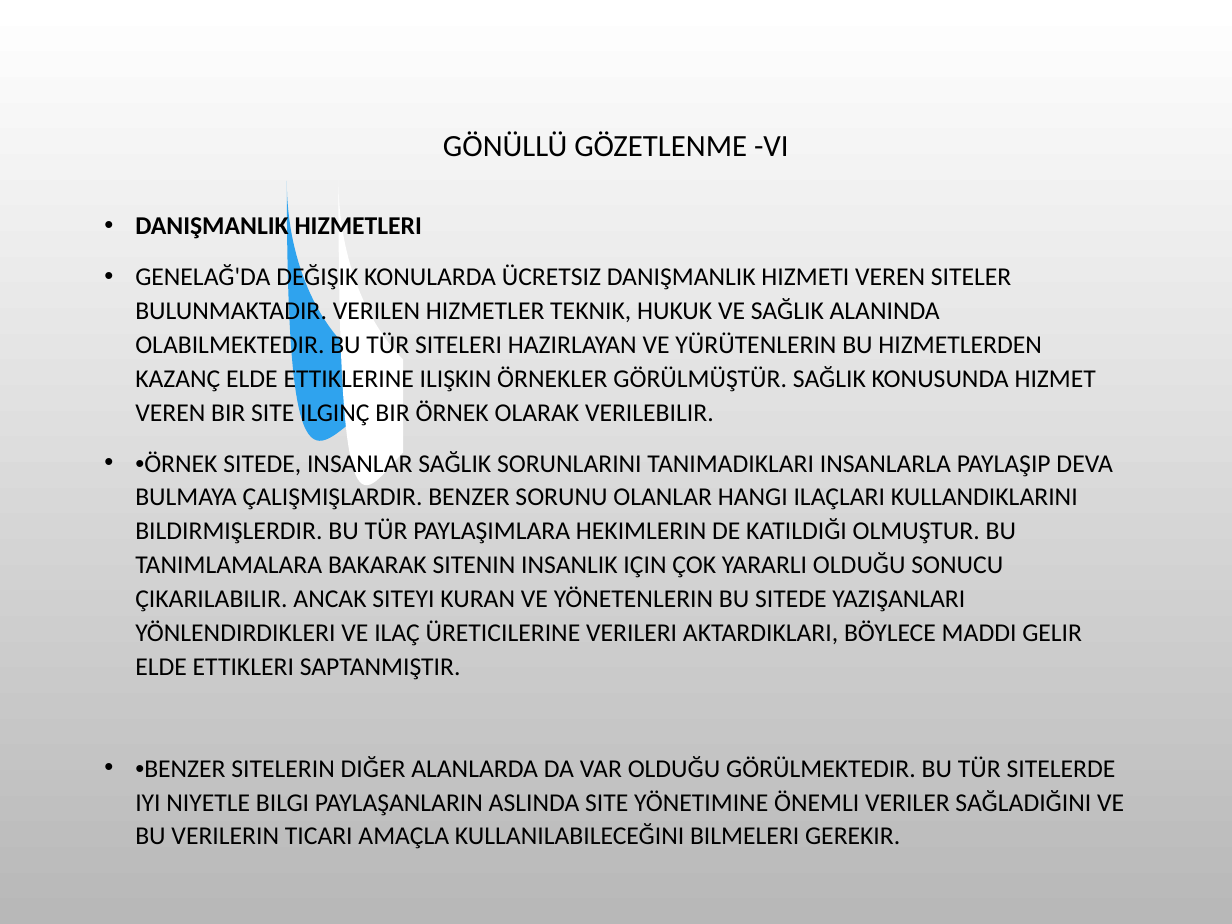
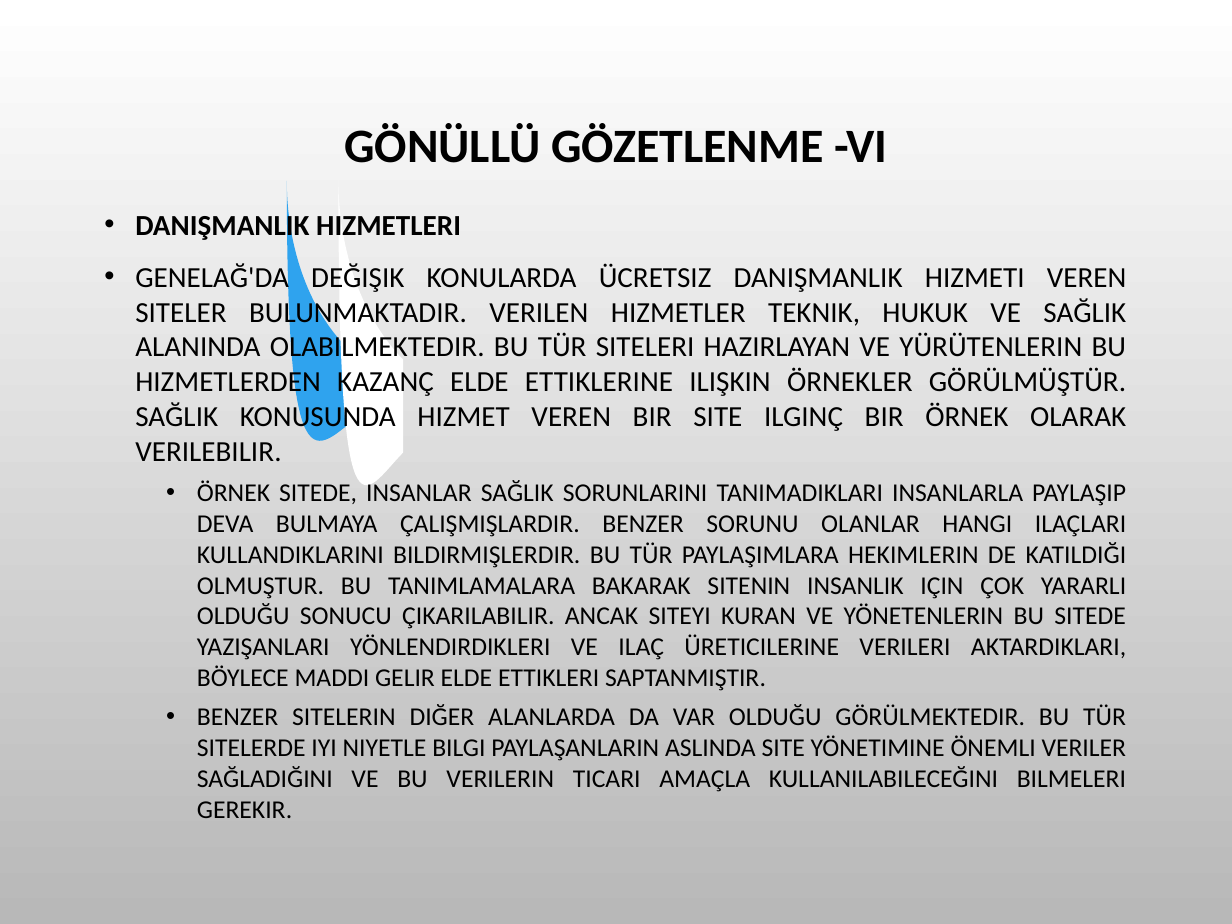
Before and after one commit to SevdanurGENC/20-21-Lecture-Notes, a slide deck: slide 14 of Bilişim Etiği ve Hukuku/4. Bolum - Meslek Etigi.ppt. Drawn at 1232x924 pixels with LibreOffice and Linux fonts; fonts in the diff are those of the drawing; background and template pictures are left out. Boxes give left, top, right and bottom in pixels: in the first picture for what was removed or moved away, otherwise in the second. Text is boxed around its words. In the diff, an @@ line names an element or a change of style, - is before the commit and + after.

```diff
--- a/Bilişim Etiği ve Hukuku/4. Bolum - Meslek Etigi.ppt
+++ b/Bilişim Etiği ve Hukuku/4. Bolum - Meslek Etigi.ppt
@@ title "GÖNÜLLÜ GÖZETLENME -VI" at (344, 123, 887, 163): size 18 to 28 pt, bold on @@
@@ text at (135, 210, 1127, 461): size 15 to 17 pt in "DANIŞMANLIK HIZMETLERI", "GENELAĞ'DA DEĞIŞIK KONULARDA ÜCRETSIZ DANIŞMANLIK HIZMETI VE ..."; alignment left to justified; line spacing 1.1 to 1 @@
@@ text at (197, 480, 1127, 818): text changed @@
-• •ÖRNEK SITEDE, INSANLAR SAĞLIK SORUNLARINI TANIMADIKLARI INSANLARLA PAYLAŞIP DEVA BULMAYA ÇALIŞMIŞLARDIR. BENZER SORUNU OLANLAR HANGI ILAÇLARI KULLANDIKLARINI BILDIRMIŞLERDIR. BU TÜR PAYLAŞIMLARA HEKIMLERIN DE KATILDIĞI OLMUŞTUR. BU TANIMLAMALARA BAKARAK SITENIN INSANLIK IÇIN ÇOK YARARLI OLDUĞU SONUCU ÇIKARILABILIR. ANCAK SITEYI KURAN VE YÖNETENLERIN BU SITEDE YAZIŞANLARI YÖNLENDIRDIKLERI VE ILAÇ ÜRETICILERINE VERILERI AKTARDIKLARI, BÖYLECE MADDI GELIR ELDE ETTIKLERI SAPTANMIŞTIR.
-• •BENZER SITELERIN DIĞER ALANLARDA DA VAR OLDUĞU GÖRÜLMEKTEDIR. BU TÜR SITELERDE IYI NIYETLE BILGI PAYLAŞANLARIN ASLINDA SITE YÖNETIMINE ÖNEMLI VERILER SAĞLADIĞINI VE BU VERILERIN TICARI AMAÇLA KULLANILABILECEĞINI BILMELERI GEREKIR.
+  • ÖRNEK SITEDE, INSANLAR SAĞLIK SORUNLARINI TANIMADIKLARI INSANLARLA PAYLAŞIP DEVA BULMAYA ÇALIŞMIŞLARDIR. BENZER SORUNU OLANLAR HANGI ILAÇLARI KULLANDIKLARINI BILDIRMIŞLERDIR. BU TÜR PAYLAŞIMLARA HEKIMLERIN DE KATILDIĞI OLMUŞTUR. BU TANIMLAMALARA BAKARAK SITENIN INSANLIK IÇIN ÇOK YARARLI OLDUĞU SONUCU ÇIKARILABILIR. ANCAK SITEYI KURAN VE YÖNETENLERIN BU SITEDE YAZIŞANLARI YÖNLENDIRDIKLERI VE ILAÇ ÜRETICILERINE VERILERI AKTARDIKLARI, BÖYLECE MADDI GELIR ELDE ETTIKLERI SAPTANMIŞTIR.
+  • BENZER SITELERIN DIĞER ALANLARDA DA VAR OLDUĞU GÖRÜLMEKTEDIR. BU TÜR SITELERDE IYI NIYETLE BILGI PAYLAŞANLARIN ASLINDA SITE YÖNETIMINE ÖNEMLI VERILER SAĞLADIĞINI VE BU VERILERIN TICARI AMAÇLA KULLANILABILECEĞINI BILMELERI GEREKIR.
```
Also in this commit, not shown: 16 other slides changed, 3 other files.
